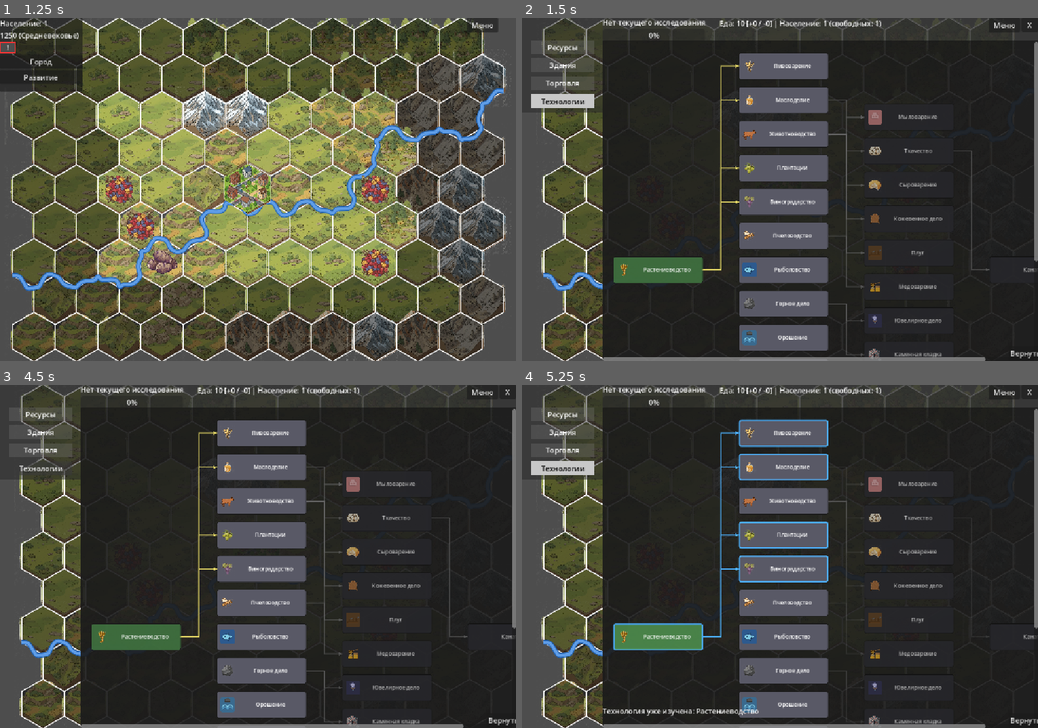
Above: before the commit, frames 1-4 (two rows, left to right).
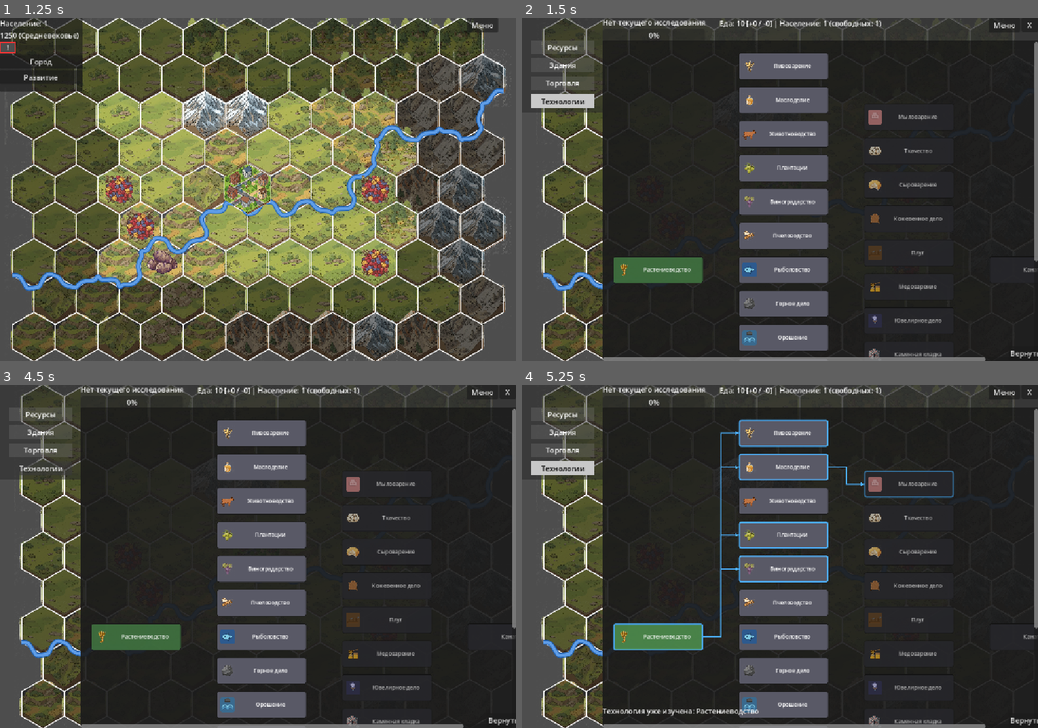
Above: after the commit, the same moments.

Repository: Night-Pryanik/The-City
Game: Godot game, scene res://scenes/main_menu.tscn
The game is run twice, just before and just after one commit, with the same random seed, the same clock (stepped at 60 frames per second) and the same inputs.
Inputs (mouse positions are in pixels of both pictures, inside the frame that each line leads up to):
- Up to frame 1 (1.25 s): click "Новая игра" at 0.5 s
- Up to frame 2 (1.5 s): click (532, 48) at 1.25 s
- Up to frame 3 (4.5 s): click "Ресурсы" at 2 s; click "Здания" at 2.75 s; click "Торговля" at 3.5 s; click "Технологии" at 4.25 s
- Up to frame 4 (5.25 s): click (656, 635) at 5.02 s

Frame 1 is identical in both runs. In frame 2, 0.7% of the frame differs, in the area x 34-91%, y 13-99%; in frame 3, 0.7%; in frame 4, 0.4%.

Commit message:
Наведение на технологию показывает всю цепочку связей, а не только ближайших родственников

Diff:
--- a/scripts/tech_tree.gd
+++ b/scripts/tech_tree.gd
@@ -690,12 +690,13 @@
     _update_hover_states()
 
 func _update_related_techs(tech_id: String):
-    # Собираем все связанные технологии: прямые предки и потомки.
+    # Собираем ВСЮ цепочку связей: все предки до корней и все потомки до листьев.
     _related_techs.clear()
     _related_techs[tech_id] = true # сама технология тоже подсвечивается
 
-    # Прямые предки (родители)
+    # Карта «ребёнок -> [предки]» и «предок -> [потомки]».
     var parents_map: Dictionary = {}
+    var children_map: Dictionary = {}
     for tech in GameData.technologies:
         var tid: String = tech["id"]
         var prereqs = tech.get("prerequisites", [])
@@ -704,19 +705,34 @@
                 if not parents_map.has(tid):
                     parents_map[tid] = []
                 parents_map[tid].append(req)
-
-    if parents_map.has(tech_id):
-        for parent_id in parents_map[tech_id]:
-            _related_techs[parent_id] = true
-
-    # Потомки (дети)
-    for tech in GameData.technologies:
-        var tid: String = tech["id"]
-        var prereqs = tech.get("prerequisites", [])
-        for group in prereqs:
-            if tech_id in group:
-                _related_techs[tid] = true
-                break
+                if not children_map.has(req):
+                    children_map[req] = []
+                children_map[req].append(tid)
+
+    # Все предки (рекурсивно, до корней).
+    _collect_ancestors(tech_id, parents_map, _related_techs)
+    # Все потомки (рекурсивно, до листьев).
+    _collect_descendants(tech_id, children_map, _related_techs)
+
+func _collect_ancestors(tech_id: String, parents_map: Dictionary, result: Dictionary) -> void:
+    # Добавляет в result всех предков tech_id по цепочке (до корней).
+    if not parents_map.has(tech_id):
+        return
+    for parent_id in parents_map[tech_id]:
+        if result.has(parent_id):
+            continue
+        result[parent_id] = true
+        _collect_ancestors(parent_id, parents_map, result)
+
+func _collect_descendants(tech_id: String, children_map: Dictionary, result: Dictionary) -> void:
+    # Добавляет в result всех потомков tech_id по цепочке (до листьев).
+    if not children_map.has(tech_id):
+        return
+    for child_id in children_map[tech_id]:
+        if result.has(child_id):
+            continue
+        result[child_id] = true
+        _collect_descendants(child_id, children_map, result)
 
 func _update_hover_states():
     # Обновляем стили кнопок и перерисовываем стрелки.
@@ -729,12 +745,10 @@
     # Координаты считаем в системе _arrows_layer (== _inner).
     if _arrows_layer == null:
         return
-
-    var unlocked = CityData.unlocked_technologies
-    var current_id: String = CityData.current_research_tech_id
-    var color_unlocked := Color(0.6, 0.9, 0.6, 0.9)
-    var color_active := Color(0.9, 0.85, 0.4, 0.9) # родитель изучен, ребёнок ещё нет
-    var color_locked := Color(0.4, 0.4, 0.4, 0.5)
+    # Стрелки показываем только при наведении на технологию.
+    if _hovered_tech_id.is_empty():
+        return
+
     var color_hover := Color(0.3, 0.7, 1.0, 1.0) # ярко-голубой для подсвечиваемых связей
 
     # Строим карту «родитель → список детей» из prerequisites.
@@ -773,23 +787,14 @@
                 child_btn.position.y + child_btn.size.y * 0.5
             )
 
-            # Определяем цвет стрелки
-            var color: Color = color_active
-            var parent_unlocked: bool = parent_id in unlocked
-            var child_unlocked: bool = child_id in unlocked
-            if parent_unlocked and child_unlocked:
-                color = color_unlocked
-            elif not parent_unlocked:
-                color = color_locked
-
-            # Если есть наведённая технология — подсвечиваем связанные стрелки.
-            if not _hovered_tech_id.is_empty():
-                var is_related: bool = (parent_id == _hovered_tech_id or child_id == _hovered_tech_id)
-                if is_related:
-                    color = color_hover
-                else:
-                    # Несвязанные стрелки затемняем.
-                    color.a = 0.2
+            # При наведении показываем стрелки, оба конца которых входят
+            # в подсвеченную цепочку (родитель и ребёнок — часть пути).
+            var is_related: bool = _related_techs.has(parent_id) and _related_techs.has(child_id)
+            if not is_related:
+                continue
+
+            # Связанные стрелки подсвечиваем голубым.
+            var color: Color = color_hover
 
             # Зигзаг: горизонталь от родителя, вертикаль в середине, горизонталь к ребёнку.
             var mid_x: float = (parent_right.x + child_left.x) * 0.5
